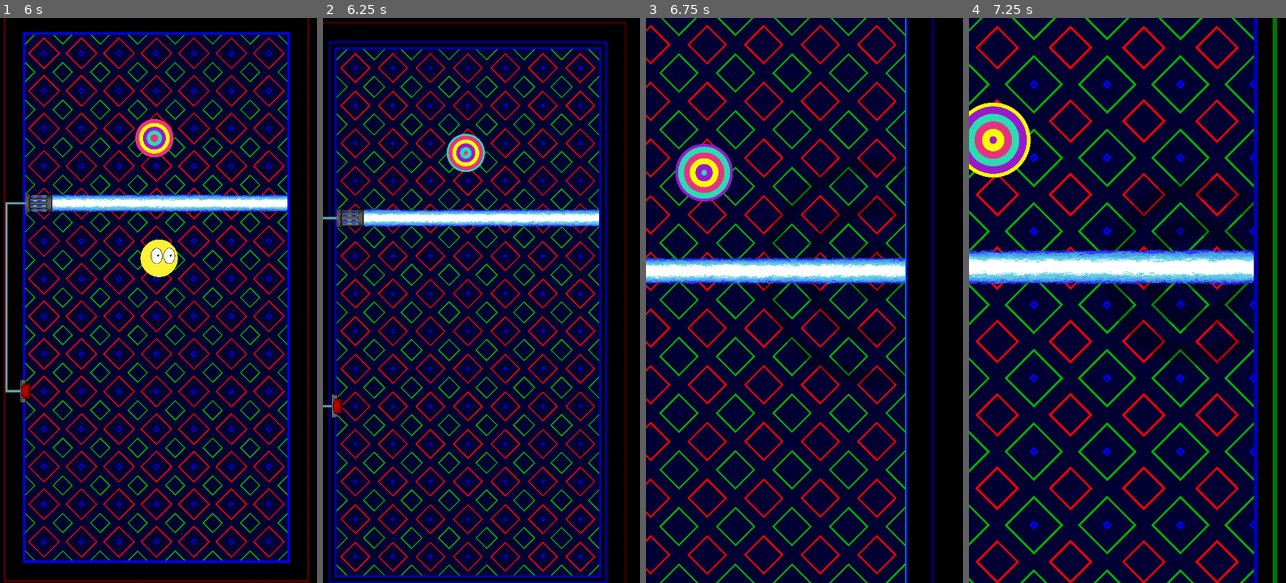
Above: before the commit, frames 1-4 (left to right).
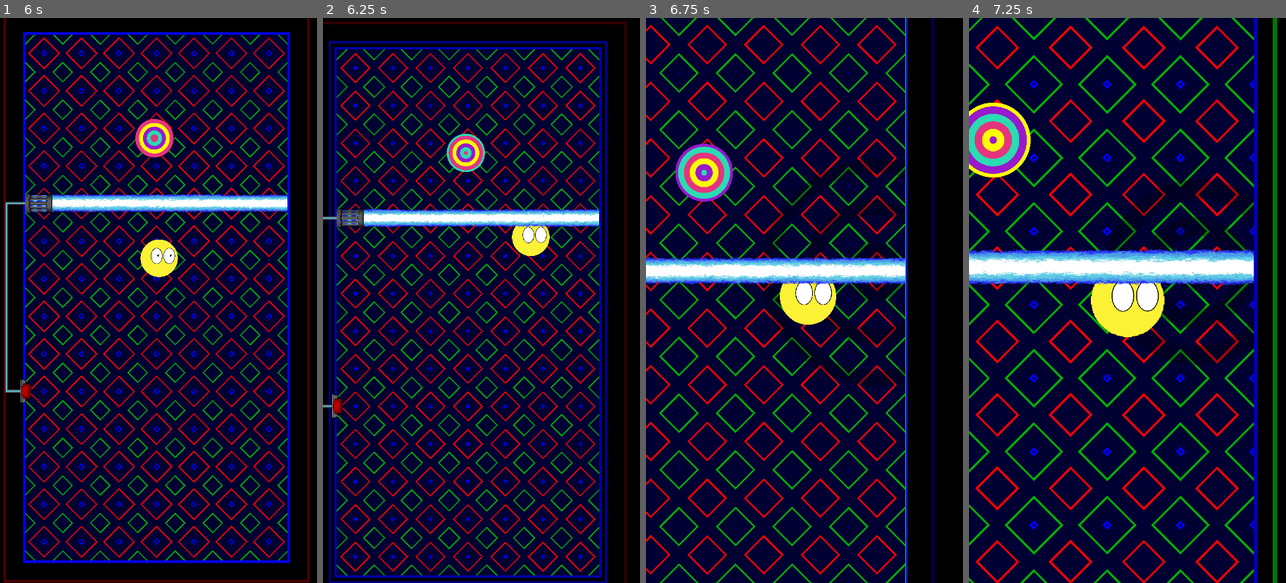
Above: after the commit, the same moments.

Repository: MisinformedOwl/GravityBlitz
Game: Godot game, scene res://game.tscn
The game is run twice, just before and just after one commit, with the same random seed, the same clock (stepped at 60 frames per second) and the same inputs.
Inputs (mouse positions are in pixels of both pictures, inside the frame that each line leads up to):
- Up to frame 1 (6 s): move the mouse to (228, 272) at 0.52 s; press the mouse at (228, 272) at 0.53 s; move the mouse to (95, 328) at 1.27 s; release the mouse at (95, 328) at 1.28 s; click (95, 328) at 1.35 s; move the mouse to (190, 176) at 2.02 s; press the mouse at (190, 176) at 2.03 s; move the mouse to (142, 413) at 2.77 s; release the mouse at (142, 413) at 2.78 s; click (142, 413) at 2.85 s; move the mouse to (253, 385) at 3.52 s; press the mouse at (253, 385) at 3.53 s; move the mouse to (63, 215) at 4.27 s; release the mouse at (63, 215) at 4.28 s; click (63, 215) at 4.35 s; move the mouse to (174, 300) at 5.02 s; press the mouse at (174, 300) at 5.03 s; move the mouse to (110, 159) at 5.77 s; release the mouse at (110, 159) at 5.78 s; click (110, 159) at 5.85 s
- Up to frame 2 (6.25 s): no input
- Up to frame 3 (6.75 s): move the mouse to (874, 272) at 6.52 s; press the mouse at (874, 272) at 6.53 s
- Up to frame 4 (7.25 s): no input

Frame 1 is identical in both runs. In frame 2, 0.5% of the frame differs, in the area x 59-72%, y 36-43%; in frame 3, 1.1%; in frame 4, 1.9%, in the area x 38-62%, y 46-57%.

Commit message:
Fixed some bullshit with animations, i'm so fucking sick of this shit. I'm taking a break fuck off.

Diff:
--- a/Levels/MapContent.tscn
+++ b/Levels/MapContent.tscn
@@ -229,7 +229,6 @@
 format = 2
 
 [node name="Player" parent="." instance=ExtResource("8_j4p1d")]
-z_index = 1
 position = Vector2(573, 1410)
 collision_layer = 13
 collision_mask = 13
@@ -247,3 +246,5 @@
 script = ExtResource("11_igi42")
 
 [node name="Background" parent="." instance=ExtResource("13_yfuu2")]
+visible = true
+scale = Vector2(16.916, 6362.03)
--- a/Mechanics and Assets/Black Hole.gd
+++ b/Mechanics and Assets/Black Hole.gd
@@ -15,7 +15,6 @@
 		body.blackHoleDeath(position)
 
 func _physics_process(_delta):
-	print(gravMult)
 	player.grav(global_position, false, lerp(1.0*gravMult, 0.0, clamp(player.global_position.distance_to(global_position) / 1000.0, 0.0, 1.0)))
 
 func _on_area_2d_body_entered(body):
--- a/Mechanics and Assets/Player.tscn
+++ b/Mechanics and Assets/Player.tscn
@@ -122,18 +122,6 @@
 [sub_resource type="Animation" id="Animation_m11gg"]
 resource_name = "laserDeath"
 length = 2.0
-tracks/0/type = "value"
-tracks/0/imported = false
-tracks/0/enabled = true
-tracks/0/path = NodePath(".:scale")
-tracks/0/interp = 1
-tracks/0/loop_wrap = true
-tracks/0/keys = {
-"times": PackedFloat32Array(),
-"transitions": PackedFloat32Array(),
-"update": 0,
-"values": []
-}
 
 [sub_resource type="AnimationLibrary" id="AnimationLibrary_m3xdx"]
 _data = {
@@ -302,7 +290,6 @@
 }]
 
 [node name="Player" type="CharacterBody2D"]
-z_index = 3
 texture_filter = 1
 collision_layer = 2
 collision_mask = 2
@@ -320,7 +307,6 @@
 
 [node name="Sprite" type="AnimatedSprite2D" parent="."]
 sprite_frames = SubResource("SpriteFrames_wjp8f")
-animation = &"Heatup"
 
 [node name="FireAnim" type="AnimatedSprite2D" parent="."]
 visible = false
--- a/Player.gd
+++ b/Player.gd
@@ -62,8 +62,8 @@
 	eyes.lockdown()
 
 func laserDeath():
-	print(dying)
 	if !dying:
+		print("Running")
 		sprite.rotation = 0
 		lockdownAnims()
 		moveCameraDeath("laser")
Binary file added: Gravity Blitz.png
Not shown, added: Gravity Blitz.png.import
Binary file added: TempFiles/Paralax.aseprite
Binary file added: TempFiles/grav blitz.aseprite
